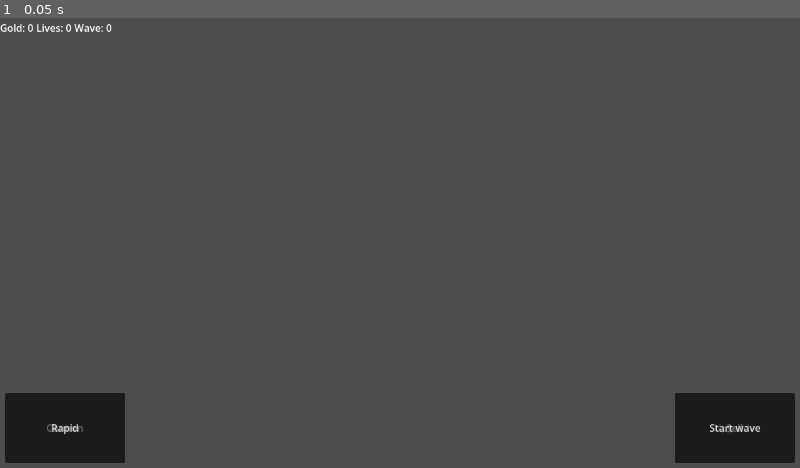
Above: before the commit, frame 1.
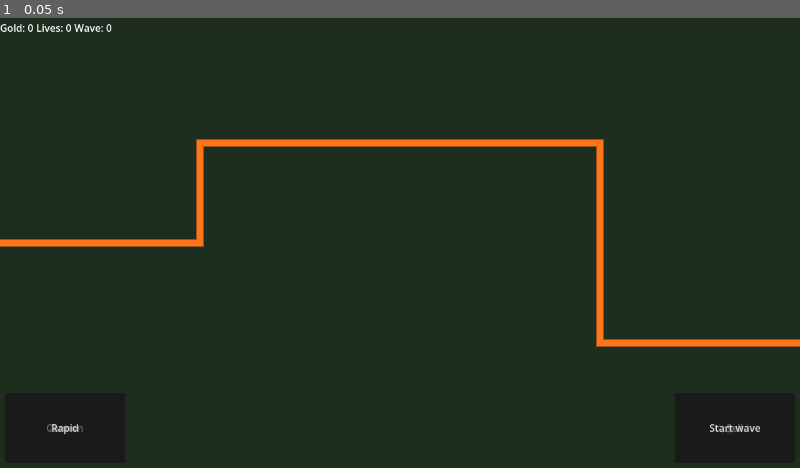
Above: after the commit, the same moment.

Repository: 00jacobs/LotrTD
Game: Godot game, scene res://scenes/main/main.tscn
The game is run twice, just before and just after one commit, with the same random seed, the same clock (stepped at 60 frames per second) and the same inputs.
Inputs:
- Up to frame 1 (0.05 s): no input

The runs differ from the first frame. In frame 1, 95% of the frame differs, in the area x 0-100%, y 0-100%.

Commit message:
Enemy path added

Diff:
--- a/scenes/main/main.tscn
+++ b/scenes/main/main.tscn
@@ -1,65 +1,79 @@
-[gd_scene format=3 uid="uid://dgqdps0cr55xd"]
+[gd_scene load_steps=3 format=3 uid="uid://dgqdps0cr55xd"]
 
-[node name="Main" type="Node2D"]
+[ext_resource type="Script" path="res://scripts/entities/world_view.gd" id="1_world_view"]
 
-[node name="World" type="Node2D" parent="."]
+[sub_resource type="Curve2D" id="Curve2D_enemy_path"]
+_data = {
+"points": PackedVector2Array(-40, 360, 0, 0, 0, 0, 320, 360, 0, 0, 0, 0, 320, 200, 0, 0, 0, 0, 960, 200, 0, 0, 0, 0, 960, 520, 0, 0, 0, 0, 1320, 520, 0, 0, 0, 0),
+"point_count": 6
+}
 
-[node name="Map" type="TileMapLayer" parent="World"]
+[node name="Main" type="Node2D" unique_id=915947399]
 
-[node name="PathFollowRoot" type="Node2D" parent="World"]
+[node name="GameLayer" type="CanvasLayer" parent="."]
+layer = 0
 
-[node name="BuildGrid" type="Node2D" parent="World"]
+[node name="World" type="Node2D" parent="GameLayer" unique_id=1842441799]
+script = ExtResource("1_world_view")
 
-[node name="TowerRoot" type="Node2D" parent="World"]
+[node name="Map" type="TileMapLayer" parent="World" unique_id=880667661]
 
-[node name="ProjectileRoot" type="Node2D" parent="World"]
+[node name="PathFollowRoot" type="Node2D" parent="World" unique_id=124550712]
 
-[node name="EnemyRoot" type="Node2D" parent="World"]
+[node name="EnemyPath" type="Path2D" parent="World/PathFollowRoot" unique_id=1469034611]
+curve = SubResource("Curve2D_enemy_path")
 
-[node name="VFXRoot" type="Node2D" parent="World"]
+[node name="Spawn" type="Marker2D" parent="World/PathFollowRoot" unique_id=499797723]
+position = Vector2(-40, 360)
 
-[node name="Systems" type="Node" parent="."]
+[node name="Exit" type="Marker2D" parent="World/PathFollowRoot" unique_id=132358298]
+position = Vector2(1320, 520)
 
-[node name="GameManager" type="Node" parent="Systems"]
+[node name="BuildGrid" type="Node2D" parent="World" unique_id=884146978]
 
-[node name="WaveManager" type="Node" parent="Systems"]
+[node name="TowerRoot" type="Node2D" parent="World" unique_id=1699565531]
 
-[node name="EconomyManager" type="Node" parent="Systems"]
+[node name="ProjectileRoot" type="Node2D" parent="World" unique_id=1833481314]
 
-[node name="BuildManager" type="Node" parent="Systems"]
+[node name="EnemyRoot" type="Node2D" parent="World" unique_id=2126907730]
 
-[node name="AudioManager" type="Node" parent="Systems"]
+[node name="VFXRoot" type="Node2D" parent="World" unique_id=1432824422]
 
-[node name="UI" type="CanvasLayer" parent="."]
+[node name="Systems" type="Node" parent="." unique_id=1521449639]
 
-[node name="HUD" type="Control" parent="UI"]
-layout_mode = 3
-anchors_preset = 15
-anchor_right = 1.0
-anchor_bottom = 1.0
-grow_horizontal = 2
-grow_vertical = 2
+[node name="GameManager" type="Node" parent="Systems" unique_id=1251552268]
 
-[node name="TopBar" type="HBoxContainer" parent="UI/HUD"]
+[node name="WaveManager" type="Node" parent="Systems" unique_id=1648952239]
+
+[node name="EconomyManager" type="Node" parent="Systems" unique_id=108634196]
+
+[node name="BuildManager" type="Node" parent="Systems" unique_id=1851850586]
+
+[node name="AudioManager" type="Node" parent="Systems" unique_id=1056397735]
+
+[node name="UI" type="CanvasLayer" parent="." unique_id=1152609868]
+layer = 10
+
+[node name="TopBar" type="HBoxContainer" parent="UI" unique_id=227367641]
 layout_mode = 1
 anchors_preset = 10
 anchor_right = 1.0
 offset_bottom = 31.0
 grow_horizontal = 2
 
-[node name="GoldLabel" type="Label" parent="UI/HUD/TopBar"]
+[node name="GoldLabel" type="Label" parent="UI/TopBar" unique_id=1817665949]
 layout_mode = 2
 text = "Gold: 0"
 
-[node name="LivesLabel" type="Label" parent="UI/HUD/TopBar"]
+[node name="LivesLabel" type="Label" parent="UI/TopBar" unique_id=12892118]
 layout_mode = 2
 text = "Lives: 0"
 
-[node name="WaveLabel" type="Label" parent="UI/HUD/TopBar"]
+[node name="WaveLabel" type="Label" parent="UI/TopBar" unique_id=1193846832]
 layout_mode = 2
 text = "Wave: 0"
 
-[node name="BuildPanel" type="PanelContainer" parent="UI/HUD"]
+[node name="BuildPanel" type="PanelContainer" parent="UI" unique_id=1899472057]
 layout_mode = 1
 anchors_preset = 2
 anchor_top = 1.0
@@ -70,19 +84,19 @@
 offset_bottom = -8.0
 grow_vertical = 0
 
-[node name="TowerButton_Archer" type="Button" parent="UI/HUD/BuildPanel"]
+[node name="TowerButton_Archer" type="Button" parent="UI/BuildPanel" unique_id=1760513400]
 layout_mode = 2
 text = "Archer"
 
-[node name="TowerButton_Cannon" type="Button" parent="UI/HUD/BuildPanel"]
+[node name="TowerButton_Cannon" type="Button" parent="UI/BuildPanel" unique_id=1569666053]
 layout_mode = 2
 text = "Cannon"
 
-[node name="TowerButton_Rapid" type="Button" parent="UI/HUD/BuildPanel"]
+[node name="TowerButton_Rapid" type="Button" parent="UI/BuildPanel" unique_id=255657256]
 layout_mode = 2
 text = "Rapid"
 
-[node name="ActionPanel" type="PanelContainer" parent="UI/HUD"]
+[node name="ActionPanel" type="PanelContainer" parent="UI" unique_id=1090593133]
 layout_mode = 1
 anchors_preset = 3
 anchor_left = 1.0
@@ -96,19 +110,19 @@
 grow_horizontal = 0
 grow_vertical = 0
 
-[node name="UpgradeButton" type="Button" parent="UI/HUD/ActionPanel"]
+[node name="UpgradeButton" type="Button" parent="UI/ActionPanel" unique_id=1401619139]
 layout_mode = 2
 text = "Upgrade"
 
-[node name="SellButton" type="Button" parent="UI/HUD/ActionPanel"]
+[node name="SellButton" type="Button" parent="UI/ActionPanel" unique_id=574161810]
 layout_mode = 2
 text = "Sell"
 
-[node name="StartWaveButton" type="Button" parent="UI/HUD/ActionPanel"]
+[node name="StartWaveButton" type="Button" parent="UI/ActionPanel" unique_id=1935926130]
 layout_mode = 2
 text = "Start wave"
 
-[node name="HintLabel" type="Label" parent="UI/HUD"]
+[node name="HintLabel" type="Label" parent="UI" unique_id=167195167]
 layout_mode = 1
 anchors_preset = 7
 anchor_left = 0.5
@@ -120,10 +134,10 @@
 offset_right = 200.0
 offset_bottom = -8.0
 grow_horizontal = 2
-text = ""
+grow_vertical = 0
 horizontal_alignment = 1
 
-[node name="PauseMenu" type="Control" parent="UI"]
+[node name="PauseMenu" type="Control" parent="UI" unique_id=466610788]
 visible = false
 layout_mode = 3
 anchors_preset = 15
@@ -132,7 +146,7 @@
 grow_horizontal = 2
 grow_vertical = 2
 
-[node name="WinScreen" type="Control" parent="UI"]
+[node name="WinScreen" type="Control" parent="UI" unique_id=1767509397]
 visible = false
 layout_mode = 3
 anchors_preset = 15
@@ -141,7 +155,7 @@
 grow_horizontal = 2
 grow_vertical = 2
 
-[node name="LoseScreen" type="Control" parent="UI"]
+[node name="LoseScreen" type="Control" parent="UI" unique_id=1824445252]
 visible = false
 layout_mode = 3
 anchors_preset = 15
@@ -150,9 +164,9 @@
 grow_horizontal = 2
 grow_vertical = 2
 
-[node name="Debug" type="Node" parent="."]
+[node name="Debug" type="Node" parent="." unique_id=1128698783]
 
-[node name="DebugOverlay" type="Control" parent="Debug"]
+[node name="DebugOverlay" type="Control" parent="Debug" unique_id=1077512044]
 visible = false
 layout_mode = 3
 anchors_preset = 15
@@ -162,4 +176,4 @@
 grow_vertical = 2
 mouse_filter = 2
 
-[node name="SceneRefs" type="Node" parent="."]
+[node name="SceneRefs" type="Node" parent="." unique_id=1101278450]
--- /dev/null
+++ b/scripts/entities/world_view.gd
@@ -0,0 +1,91 @@
+extends Node2D
+
+## Draws map background + enemy path on World.
+## Path2D curve data from .tscn can fail to load; we rebuild anchors in _ready() if needed.
+
+const FALLBACK_ANCHORS: PackedVector2Array = [
+	Vector2(-40, 360),
+	Vector2(320, 360),
+	Vector2(320, 200),
+	Vector2(960, 200),
+	Vector2(960, 520),
+	Vector2(1320, 520),
+]
+
+@export var background_color: Color = Color(0.12, 0.18, 0.12, 1.0)
+@export var path_color: Color = Color(1.0, 0.45, 0.1, 1.0)
+@export var path_width: float = 10.0
+@export var viewport_size: Vector2 = Vector2(1280, 720)
+@export var path_sample_step: float = 24.0
+
+var _enemy_path: Path2D
+var _path_ready := false
+
+
+func _ready() -> void:
+	_enemy_path = get_node_or_null("PathFollowRoot/EnemyPath") as Path2D
+	_ensure_path_curve()
+	_path_ready = true
+	queue_redraw()
+
+
+func _ensure_path_curve() -> void:
+	if _enemy_path == null:
+		push_warning("WorldView: PathFollowRoot/EnemyPath not found; drawing fallback path only.")
+		return
+	if _enemy_path.curve == null:
+		_enemy_path.curve = Curve2D.new()
+	var curve := _enemy_path.curve
+	if curve.get_point_count() >= 2:
+		return
+	curve.clear_points()
+	for anchor in FALLBACK_ANCHORS:
+		curve.add_point(anchor)
+
+
+func _draw() -> void:
+	draw_rect(Rect2(Vector2.ZERO, viewport_size), background_color)
+	if not _path_ready:
+		return
+
+	var path_points := _build_draw_points()
+	if path_points.size() < 2:
+		return
+	draw_polyline(path_points, path_color, path_width, true)
+
+
+func _build_draw_points() -> PackedVector2Array:
+	# PathFollowRoot and EnemyPath start at (0, 0), so curve points == World coordinates.
+	return _densify_polyline(_read_anchor_points(), path_sample_step)
+
+
+func _read_anchor_points() -> PackedVector2Array:
+	if _enemy_path != null and _enemy_path.curve != null:
+		var curve := _enemy_path.curve
+		if curve.get_point_count() >= 2:
+			var anchors := PackedVector2Array()
+			for i in curve.get_point_count():
+				anchors.append(curve.get_point_position(i))
+			return anchors
+	return FALLBACK_ANCHORS
+
+
+func _densify_polyline(anchors: PackedVector2Array, step: float) -> PackedVector2Array:
+	if anchors.size() < 2:
+		return anchors
+	var result := PackedVector2Array()
+	result.append(anchors[0])
+	for i in range(1, anchors.size()):
+		var from: Vector2 = anchors[i - 1]
+		var to: Vector2 = anchors[i]
+		var segment: Vector2 = to - from
+		var dist := segment.length()
+		if dist < 0.001:
+			continue
+		var dir := segment / dist
+		var traveled := step
+		while traveled < dist:
+			result.append(from + dir * traveled)
+			traveled += step
+		result.append(to)
+	return result
Not shown, added: scripts/entities/world_view.gd.uid
